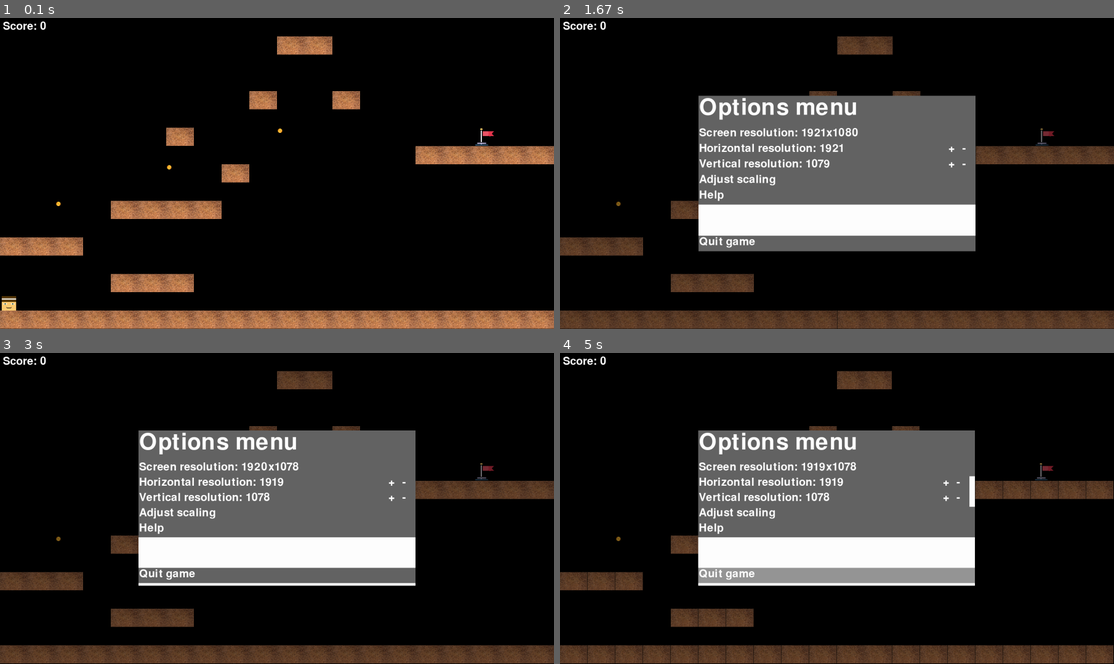
Above: before the commit, frames 1-4 (two rows, left to right).
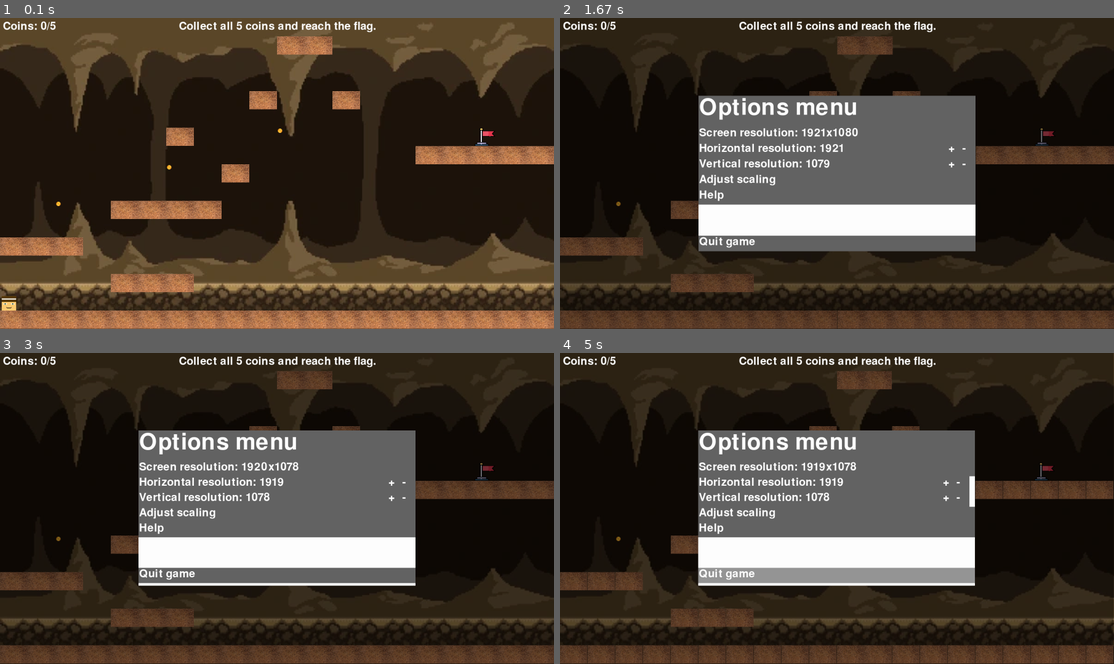
Above: after the commit, the same moments.

Repository: z-taylor/Semester-project-group-24
Game: pygame game, started from Cave escape draft.py
Two runs of this game, one before a commit and one after it. Both use one fixed random seed, a clock stepped at 60 frames per second and the inputs below.
Inputs (mouse positions are in pixels of both pictures, inside the frame that each line leads up to):
- Up to frame 1 (0.1 s): no input
- Up to frame 2 (1.67 s): tap Esc at 0.33 s; press the mouse at (953, 148) at 0.7 s; move the mouse to (997, 217) at 0.8 s; release the mouse at (1041, 282) at 0.93 s; press the mouse at (837, 179) at 1.03 s; move the mouse to (864, 176) at 1.13 s; release the mouse at (897, 173) at 1.27 s; press the mouse at (969, 164) at 1.37 s; move the mouse to (859, 117) at 1.47 s; release the mouse at (748, 70) at 1.6 s
- Up to frame 3 (3 s): press the mouse at (409, 499) at 1.7 s; move the mouse to (398, 477) at 1.8 s; release the mouse at (393, 452) at 1.93 s; press the mouse at (409, 483) at 2.03 s; move the mouse to (343, 555) at 2.13 s; release the mouse at (282, 623) at 2.27 s; press the mouse at (277, 514) at 2.37 s; move the mouse to (216, 499) at 2.47 s; release the mouse at (155, 483) at 2.6 s; press the mouse at (409, 483) at 2.7 s; move the mouse to (360, 464) at 2.8 s; release the mouse at (310, 446) at 2.93 s
- Up to frame 4 (5 s): press the mouse at (837, 530) at 3.03 s; move the mouse to (931, 483) at 3.13 s; release the mouse at (1019, 436) at 3.27 s; press the mouse at (969, 436) at 3.87 s; move the mouse to (809, 461) at 3.97 s; release the mouse at (654, 486) at 4.1 s; press the mouse at (969, 436) at 4.7 s; move the mouse to (947, 508) at 4.8 s; release the mouse at (920, 576) at 4.93 s

The runs differ from the first frame. In frame 1, 88% of the frame differs, in the area x 0-100%, y 0-95%; in frame 2, 39%; in frame 3, 39%; in frame 4, 39%.

Commit message:
Cave escape draft.py

Diff:
--- a/Cave escape draft.py
+++ b/Cave escape draft.py
@@ -31,8 +31,13 @@
 spawn_time = meteor_initial_spawn_time
 clock = pygame.time.Clock()
 
+background = pygame.image.load('background.png')
+scaled_background = pygame.transform.scale(background,(1920,1080))
+
+
 def draw(self, screen):
     screen.blit(self.image, self.rect)
+
 
 score = 0
 
@@ -51,12 +56,13 @@
 last_spawn_time_reduction = 0
 game_over = False
 
+
 def drawGameOver(reset, quit):
     gameOverSurf = pygame.Surface((width, height))
     gameOverBackground = pygame.image.load("background.png")
     gameOverBackground = pygame.transform.scale(gameOverBackground, (width, height))
     gameOverSurf.blit(gameOverBackground, (0, 0))
-    smallHeight = height/6
+    smallHeight = height / 6
     mouse = pygame.mouse.get_pos()
 
     gameOverTitleText = gameOverFont.render("Game over!", True, pygame.Color('White'))
@@ -68,8 +74,10 @@
     gameOverScoreSurf = pygame.Surface((gameOverScoreText.get_width(), smallHeight), pygame.SRCALPHA)
     gameOverResetSurf = pygame.Surface((gameOverResetText.get_width(), smallHeight), pygame.SRCALPHA)
     gameOverQuitSurf = pygame.Surface((gameOverQuitText.get_width(), smallHeight), pygame.SRCALPHA)
-    collisionRect1 = pygame.Rect((width/2 - gameOverResetText.get_width()/2), smallHeight*3, gameOverResetText.get_width(), smallHeight)
-    collisionRect2 = pygame.Rect((width/2 - gameOverQuitText.get_width()/2), smallHeight*4, gameOverQuitText.get_width(), smallHeight)
+    collisionRect1 = pygame.Rect((width / 2 - gameOverResetText.get_width() / 2), smallHeight * 3,
+                                 gameOverResetText.get_width(), smallHeight)
+    collisionRect2 = pygame.Rect((width / 2 - gameOverQuitText.get_width() / 2), smallHeight * 4,
+                                 gameOverQuitText.get_width(), smallHeight)
 
     gameOverTitleSurf.fill((0, 0, 0, 0))
     gameOverScoreSurf.fill((0, 0, 0, 0))
@@ -81,10 +89,10 @@
     gameOverResetSurf.blit(gameOverResetText, (0, 0))
     gameOverQuitSurf.blit(gameOverQuitText, (0, 0))
 
-    gameOverSurf.blit(gameOverTitleSurf, ((width/2 - gameOverTitleText.get_width()/2), smallHeight*1))
-    gameOverSurf.blit(gameOverScoreSurf, ((width/2 - gameOverScoreText.get_width()/2), smallHeight*2))
-    gameOverSurf.blit(gameOverResetSurf, ((width/2 - gameOverResetText.get_width()/2), smallHeight*3))
-    gameOverSurf.blit(gameOverQuitSurf, ((width/2 - gameOverQuitText.get_width()/2), smallHeight*4))
+    gameOverSurf.blit(gameOverTitleSurf, ((width / 2 - gameOverTitleText.get_width() / 2), smallHeight * 1))
+    gameOverSurf.blit(gameOverScoreSurf, ((width / 2 - gameOverScoreText.get_width() / 2), smallHeight * 2))
+    gameOverSurf.blit(gameOverResetSurf, ((width / 2 - gameOverResetText.get_width() / 2), smallHeight * 3))
+    gameOverSurf.blit(gameOverQuitSurf, ((width / 2 - gameOverQuitText.get_width() / 2), smallHeight * 4))
 
     screen.blit(gameOverSurf, (0, 0))
 
@@ -95,6 +103,7 @@
         quit = True
 
     return reset, quit
+
 
 def drawMenu(actionCount, help, menuTicker, hrznRes, vertRes, resAdjust):
     mouse = pygame.mouse.get_pos()
@@ -118,17 +127,24 @@
     menuTitleRect = pygame.Rect(menuBaseRect.left, menuBaseRect.top + (itemHeight * 0), itemWidth, doubleItemHeight)
     resolutionRect = pygame.Rect(menuBaseRect.left, menuBaseRect.top + (itemHeight * 2), itemWidth, itemHeight)
     hrznResRect = pygame.Rect(menuBaseRect.left, menuBaseRect.top + (itemHeight * 3), (smallItemWidth * 18), itemHeight)
-    hrznResUpRect = pygame.Rect(menuBaseRect.left + (smallItemWidth * 18), menuBaseRect.top + (itemHeight * 3),smallItemWidth, itemHeight)
-    hrznResDnRect = pygame.Rect(menuBaseRect.left + (smallItemWidth * 19), menuBaseRect.top + (itemHeight * 3),smallItemWidth, itemHeight)
+    hrznResUpRect = pygame.Rect(menuBaseRect.left + (smallItemWidth * 18), menuBaseRect.top + (itemHeight * 3),
+                                smallItemWidth, itemHeight)
+    hrznResDnRect = pygame.Rect(menuBaseRect.left + (smallItemWidth * 19), menuBaseRect.top + (itemHeight * 3),
+                                smallItemWidth, itemHeight)
     vertResRect = pygame.Rect(menuBaseRect.left, menuBaseRect.top + (itemHeight * 4), (smallItemWidth * 18), itemHeight)
-    vertResUpRect = pygame.Rect(menuBaseRect.left + (smallItemWidth * 18), menuBaseRect.top + (itemHeight * 4),smallItemWidth, itemHeight)
-    vertResDnRect = pygame.Rect(menuBaseRect.left + (smallItemWidth * 19), menuBaseRect.top + (itemHeight * 4),smallItemWidth, itemHeight)
+    vertResUpRect = pygame.Rect(menuBaseRect.left + (smallItemWidth * 18), menuBaseRect.top + (itemHeight * 4),
+                                smallItemWidth, itemHeight)
+    vertResDnRect = pygame.Rect(menuBaseRect.left + (smallItemWidth * 19), menuBaseRect.top + (itemHeight * 4),
+                                smallItemWidth, itemHeight)
     resAdjustRect = pygame.Rect(menuBaseRect.left, menuBaseRect.top + (itemHeight * 5), itemWidth, itemHeight)
     helpRect = pygame.Rect(menuBaseRect.left, menuBaseRect.top + (itemHeight * 6), itemWidth, itemHeight)
     exitRect = pygame.Rect(menuBaseRect.left, menuBaseRect.top + (itemHeight * 9), itemWidth, itemHeight)
-    helpTitleRect = pygame.Rect(menuBaseRect.left, menuBaseRect.top + (itemHeight * 0), (smallItemWidth * 19),doubleItemHeight)
-    helpTitleRect_ = pygame.Rect((menuBaseRect.right - smallItemWidth), menuBaseRect.top + (itemHeight * 1),(smallItemWidth * 1), itemHeight)
-    helpTitleXrect = pygame.Rect((menuBaseRect.right - smallItemWidth), menuBaseRect.top + (itemHeight * 0),(smallItemWidth * 1), itemHeight)
+    helpTitleRect = pygame.Rect(menuBaseRect.left, menuBaseRect.top + (itemHeight * 0), (smallItemWidth * 19),
+                                doubleItemHeight)
+    helpTitleRect_ = pygame.Rect((menuBaseRect.right - smallItemWidth), menuBaseRect.top + (itemHeight * 1),
+                                 (smallItemWidth * 1), itemHeight)
+    helpTitleXrect = pygame.Rect((menuBaseRect.right - smallItemWidth), menuBaseRect.top + (itemHeight * 0),
+                                 (smallItemWidth * 1), itemHeight)
 
     if not help:
         # menu title
@@ -148,7 +164,7 @@
         # Horizontal resolution up
         pygame.draw.rect(menuSurf, (
             (150, 150, 150, 255) if hrznResUpRect.collidepoint(mouse) and not mouseButtons[0] else (
-            100, 100, 100, 255)), hrznResUpRect)
+                100, 100, 100, 255)), hrznResUpRect)
         hrznResUpText = menuFont.render("+", True, pygame.Color('White'))
         menuSurf.blit(hrznResUpText, (hrznResUpRect.x + 2, hrznResUpRect.y + 2))
         if hrznResUpRect.collidepoint(mouse) and mouseButtons[0] and (actionCount < 1 or menuTicker > 60):
@@ -157,7 +173,7 @@
         # Horizontal resolution down
         pygame.draw.rect(menuSurf, (
             (150, 150, 150, 255) if hrznResDnRect.collidepoint(mouse) and not mouseButtons[0] else (
-            100, 100, 100, 255)), hrznResDnRect)
+                100, 100, 100, 255)), hrznResDnRect)
         hrznResDnText = menuFont.render("-", True, pygame.Color('White'))
         menuSurf.blit(hrznResDnText, (hrznResDnRect.x + 2, hrznResDnRect.y + 2))
         if hrznResDnRect.collidepoint(mouse) and mouseButtons[0] and (actionCount < 1 or menuTicker > 60):
@@ -171,7 +187,7 @@
         # Vertical resolution up
         pygame.draw.rect(menuSurf, (
             (150, 150, 150, 255) if vertResUpRect.collidepoint(mouse) and not mouseButtons[0] else (
-            100, 100, 100, 255)), vertResUpRect)
+                100, 100, 100, 255)), vertResUpRect)
         vertResUpText = menuFont.render("+", True, pygame.Color('White'))
         menuSurf.blit(vertResUpText, (vertResUpRect.x + 2, vertResUpRect.y + 2))
         if vertResUpRect.collidepoint(mouse) and mouseButtons[0] and (actionCount < 1 or menuTicker > 60):
@@ -180,7 +196,7 @@
         # Vertical resolution down
         pygame.draw.rect(menuSurf, (
             (150, 150, 150, 255) if vertResDnRect.collidepoint(mouse) and not mouseButtons[0] else (
-            100, 100, 100, 255)), vertResDnRect)
+                100, 100, 100, 255)), vertResDnRect)
         vertResDnText = menuFont.render("-", True, pygame.Color('White'))
         menuSurf.blit(vertResDnText, (vertResDnRect.x + 2, vertResDnRect.y + 2))
         if vertResDnRect.collidepoint(mouse) and mouseButtons[0] and (actionCount < 1 or menuTicker > 60):
@@ -190,7 +206,7 @@
         # Adjust resolution
         pygame.draw.rect(menuSurf, (
             (150, 150, 150, 255) if resAdjustRect.collidepoint(mouse) and not mouseButtons[0] else (
-            100, 100, 100, 255)), resAdjustRect)
+                100, 100, 100, 255)), resAdjustRect)
         resAdjustText = menuFont.render("Adjust scaling", True, pygame.Color('White'))
         menuSurf.blit(resAdjustText, (resAdjustRect.x + 2, resAdjustRect.y + 2))
         if resAdjustRect.collidepoint(mouse) and mouseButtons[0] and (actionCount < 1 or menuTicker > 60):
@@ -224,7 +240,7 @@
         menuSurf.blit(helpTitleText, (helpTitleRect.x + 2, helpTitleRect.y + 2))
         pygame.draw.rect(menuSurf, (
             (150, 150, 150, 255) if helpTitleXrect.collidepoint(mouse) and not mouseButtons[0] else (
-            100, 100, 100, 255)), helpTitleXrect)
+                100, 100, 100, 255)), helpTitleXrect)
         helpTitleXtext = menuFont.render("X", True, pygame.Color('White'))
         text_width, text_height = helpTitleXtext.get_size()
         menuSurf.blit(helpTitleXtext, ((helpTitleXrect.left + (helpTitleXrect.width - text_width) / 2),
@@ -235,10 +251,11 @@
     screen.blit(menuSurf, (0, 0))
     return actionCount, help, menuTicker, hrznRes, vertRes, resAdjust
 
+
 class Coin:
     def __init__(self, x, y):
         self.image = pygame.image.load('coin.png').convert_alpha()
-        self.image = pygame.transform.scale(self.image, (20,20))
+        self.image = pygame.transform.scale(self.image, (20, 20))
         self.rect = self.image.get_rect()
         self.rect.x = x
         self.rect.y = y
@@ -246,7 +263,10 @@
     def draw(self, screen):
         screen.blit(self.image, self.rect)
 
-coins = [Coin(100*widthMulti, 500*heightMulti), Coin(300*widthMulti, 400*heightMulti), Coin(500*widthMulti, 300*heightMulti)]
+
+coins = [Coin(100 * widthMulti, 500 * heightMulti), Coin(300 * widthMulti, 400 * heightMulti),
+         Coin(500 * widthMulti, 300 * heightMulti)]
+
 
 class SpacePebble:
     def __init__(self):
@@ -280,12 +300,13 @@
     def draw(self):
         pygame.draw.rect(screen, (255, 0, 0), self.rect)
 
+
 class Player:
     def __init__(self, x, y):
         self.image = pygame.image.load('Human.png').convert_alpha()
         self.rect = self.image.get_rect()
-        self.rect.x = x*widthMulti
-        self.rect.y = y*heightMulti
+        self.rect.x = x * widthMulti
+        self.rect.y = y * heightMulti
         self.vel_y = 0
         self.jumping = False
 
@@ -310,9 +331,13 @@
             dy += self.vel_y
 
             for tile in world.tile_list:
-                if (tile[1].colliderect(self.rect)) and ( ( (self.rect.bottom >= tile[1].top) and (self.rect.bottom - tile[1].top >= 1) ) or ( (self.rect.top <= tile[1].bottom) and (tile[1].bottom - self.rect.top >= 1) ) ):
+                if (tile[1].colliderect(self.rect)) and (
+                        ((self.rect.bottom >= tile[1].top) and (self.rect.bottom - tile[1].top >= 1)) or (
+                        (self.rect.top <= tile[1].bottom) and (tile[1].bottom - self.rect.top >= 1))):
                     self.rect.move_ip(0, -1)
-                elif (tile[1].colliderect(self.rect)) and ( ( (self.rect.right >= tile[1].left) and (self.rect.right - tile[1].left >= 1) ) or ( (self.rect.left <= tile[1].right) and (tile[1].right - self.rect.left >= 1) ) ):
+                elif (tile[1].colliderect(self.rect)) and (
+                        ((self.rect.right >= tile[1].left) and (self.rect.right - tile[1].left >= 1)) or (
+                        (self.rect.left <= tile[1].right) and (tile[1].right - self.rect.left >= 1))):
                     self.rect.move_ip(0, -1)
                 if tile[1].colliderect(self.rect.x + dx, self.rect.y, self.rect.width, self.rect.height):
                     dx = 0
@@ -325,15 +350,16 @@
                         dy = tile[1].bottom - self.rect.top
                         self.vel_y = 0
             new_rect = self.rect.move(dx, dy)
-            if 0 <= new_rect.x <= width-self.rect.width and 0 <= new_rect.y <= height-self.rect.height:
+            if 0 <= new_rect.x <= width - self.rect.width and 0 <= new_rect.y <= height - self.rect.height:
                 self.rect.x += dx
             self.rect.y += dy
-            #print(self.rect.x, self.rect.y)
-
-        if world.goal_tile and world.goal_tile.colliderect(self.rect):
+            # print(self.rect.x, self.rect.y)
+
+        if world.goal_tile and world.goal_tile.colliderect(self.rect) and score==5:
             print("You win")  # Maybe have a "you win" screen
             pygame.quit()
             sys.exit()
+
 
 class World:
     def __init__(self, data):
@@ -342,7 +368,7 @@
         dirt_img = pygame.image.load('dirt.jpg')
         goal_img = pygame.image.load('goal.png')
         self.goal_img = pygame.transform.scale(goal_img, (
-        TILE_SIZE * widthMulti, TILE_SIZE * heightMulti))  # Scale goal image to tile size
+            TILE_SIZE * widthMulti, TILE_SIZE * heightMulti))  # Scale goal image to tile size
 
         for row_index, row in enumerate(data):
             for col_index, tile in enumerate(row):
@@ -364,6 +390,7 @@
         if self.goal_tile:
             screen.blit(self.goal_img, self.goal_tile)
 
+
 world_data = [
     [0, 0, 0, 0, 0, 0, 0, 0, 0, 0, 0, 0, 0, 0, 0, 0, 0, 0, 0, 0],  # grid of map that can be edited
     [0, 0, 0, 0, 0, 0, 0, 0, 0, 0, 1, 1, 0, 0, 0, 0, 0, 0, 0, 0],
@@ -402,6 +429,8 @@
 pygame.mouse.set_visible(False)
 while running:
     screen.fill((0, 0, 0))
+    screen.blit(scaled_background, (0, 0))
+
 
     if not game_over:
         world.draw()
@@ -435,7 +464,7 @@
 
     elapsed_time = (pygame.time.get_ticks() - game_start_time) // 1000
 
-    for coin in coins[:]:   #COINCOIN
+    for coin in coins[:]:  # COINCOIN
         coin.draw(screen)
         if player.rect.colliderect(coin.rect):
             coins.remove(coin)
@@ -444,7 +473,8 @@
             coin_sound.play()
 
     if menu:
-        actionCount, help, menuTicker, hrznRes, vertRes, resAdjust = drawMenu(actionCount, help, menuTicker, hrznRes, vertRes, resAdjust)
+        actionCount, help, menuTicker, hrznRes, vertRes, resAdjust = drawMenu(actionCount, help, menuTicker, hrznRes,
+                                                                              vertRes, resAdjust)
 
     if (width != hrznRes or height != vertRes) and resAdjust == True:
         width, height = hrznRes, vertRes
@@ -459,8 +489,10 @@
             pygame.quit()
             sys.exit()
 
-    score_text = menuFont.render(f"Score: {score}", True, pygame.Color('White'))  ##COINCOIN
+    score_text = menuFont.render(f"Coins: {score}/5", True, pygame.Color('White'))  ##COINCOIN
     screen.blit(score_text, (10, 10))
+    objective_text = menuFont.render(f"Collect all 5 coins and reach the flag.", True, pygame.Color('White'))
+    screen.blit(objective_text, (620, 10))
 
     ticker += 1
     clock.tick(60)
@@ -476,7 +508,8 @@
         game_over = not game_over
         reset = not reset
         score = 0
-        coins = [Coin(100*widthMulti, 500*heightMulti), Coin(300*widthMulti, 400*heightMulti), Coin(500*widthMulti, 300*heightMulti)]
-
+        player = Player(3.125, 770.3125)
+        coins = [Coin(100 * widthMulti, 500 * heightMulti), Coin(300 * widthMulti, 400 * heightMulti),
+                 Coin(500 * widthMulti, 300 * heightMulti)]
 
 pygame.quit()
